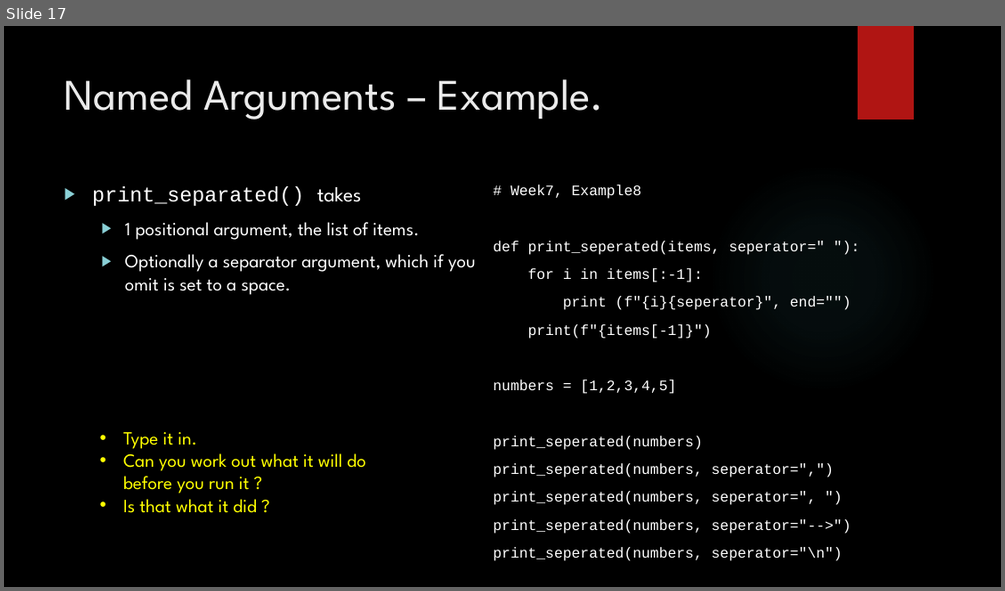
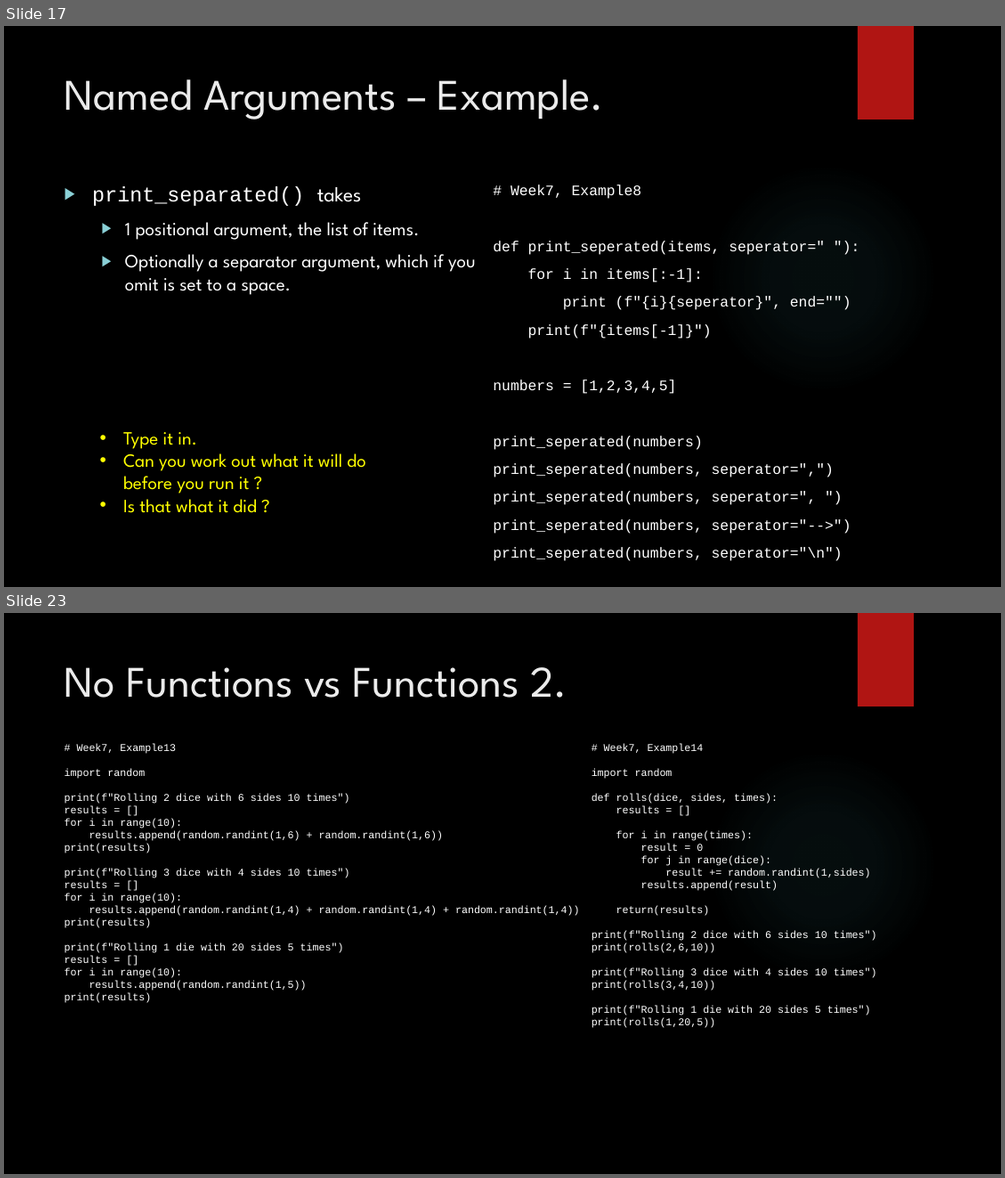
Before and after one commit to davidgroves/DGM_Tutorials, a slide deck: week7/week7.pptx. Shown one above the other, each under a label of ours: slide 17 before the commit, slides 17 and 23 after it; the slides between them are not shown. The pictures are 1005x591 and 1005x1178 pixels, drawn with LibreOffice and Linux fonts; fonts in the diff are those of the drawing; background and template pictures are left out. Boxes give left, top, right and bottom in pixels: in the first picture for what was removed or moved away, otherwise in the second. Text is boxed around its words. In the diff, an @@ line names an element or a change of style, - is before the commit and + after.

Commit message:
Fixed parts of Week5, Week7 and uploaded Week8 (except homework)

```diff
--- a/week7/week7.pptx
+++ b/week7/week7.pptx
@@ slide 23 added at bbox=[4, 613, 1001, 1174], background picture (left out); not listed: 2 template elements that a slide beside it also shows @@
@@ title added at bbox=[65, 667, 567, 698], 42 pt, text #EBEBEB @@
+No Functions vs Functions 2.
@@ text added at bbox=[65, 743, 580, 1003], 10 pt, text #FFFFFF @@
+# Week7, Example13
+import random
+print(f"Rolling 2 dice with 6 sides 10 times")
+results = []
+for i in range(10):
+results.append(random.randint(1,6) + random.randint(1,6))
+print(results)
+print(f"Rolling 3 dice with 4 sides 10 times")
+results = []
+for i in range(10):
+results.append(random.randint(1,4) + random.randint(1,4) + random.randint(1,4))
+print(results)
+print(f"Rolling 1 die with 20 sides 5 times")
+results = []
+for i in range(10):
+results.append(random.randint(1,5))
+print(results)
@@ text added at bbox=[591, 743, 877, 1028], 10 pt, text #FFFFFF @@
+# Week7, Example14
+import random
+def rolls(dice, sides, times):
+results = []
+for i in range(times):
+result = 0
+for j in range(dice):
+result += random.randint(1,sides)
+results.append(result)
+return(results)
+print(f"Rolling 2 dice with 6 sides 10 times")
+print(rolls(2,6,10))
+print(f"Rolling 3 dice with 4 sides 10 times")
+print(rolls(3,4,10))
+print(f"Rolling 1 die with 20 sides 5 times")
+print(rolls(1,20,5))
```
Also in this commit, not shown: 2 slides changed, 13 other slides added, 14 other files.
